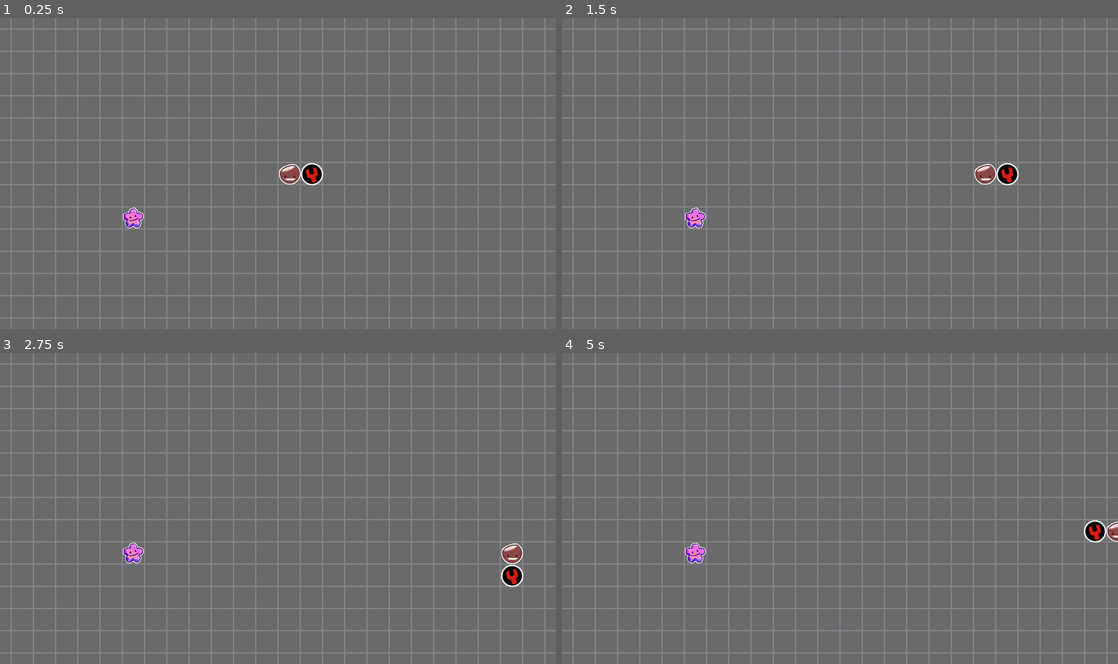
Above: before the commit, frames 1-4 (two rows, left to right).
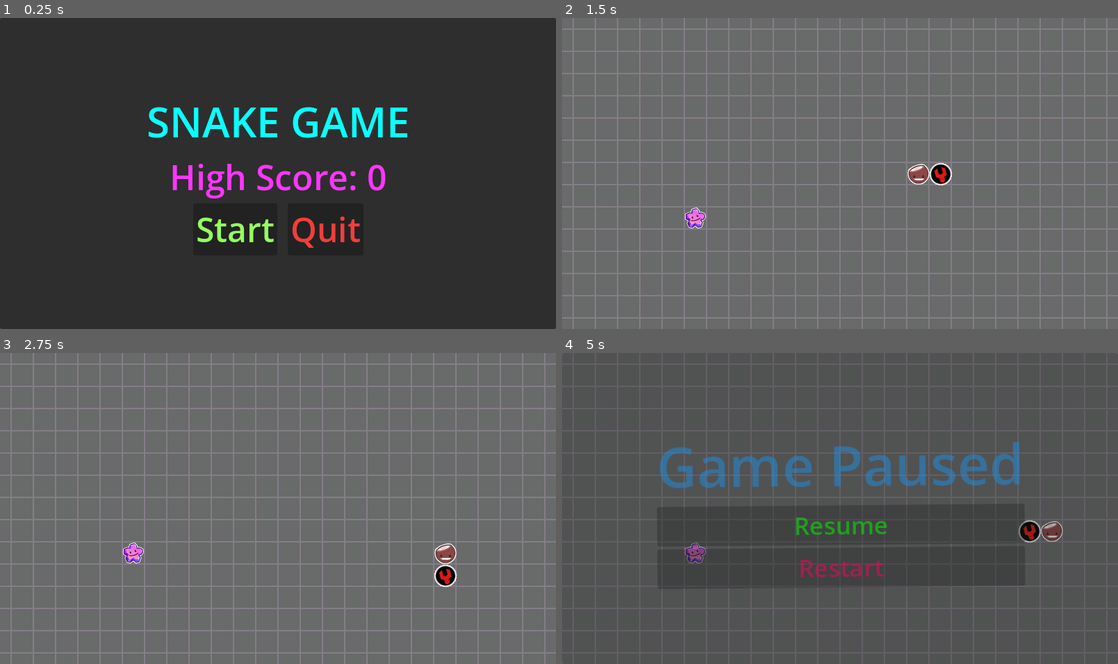
Above: after the commit, the same moments.

Repository: OmarYasserDev/Snake-Game
Game: Godot game, scene res://StartGame.tscn
The game is run twice, just before and just after one commit, with the same random seed, the same clock (stepped at 60 frames per second) and the same inputs. Before the commit the project starts from res://Gameplay/gameplay.tscn.
Inputs (mouse positions are in pixels of both pictures, inside the frame that each line leads up to):
- Up to frame 1 (0.25 s): no input
- Up to frame 2 (1.5 s): click (795, 229) at 0.5 s, where only the run after the commit has a clickable "Start"; tap Enter at 1.25 s; move the mouse to (962, 157) at 1.27 s; hold Right (ui_right) from 1.28 s (still down); tap Alt at 1.35 s; click (962, 157) at 1.42 s
- Up to frame 3 (2.75 s): move the mouse to (166, 524) at 2.02 s; release Right (ui_right) at 2.03 s; hold Down (ui_down) from 2.03 s (still down); tap Shift at 2.1 s
- Up to frame 4 (5 s): move the mouse to (895, 440) at 2.77 s; release Down (ui_down) at 2.78 s; hold Right (ui_right) 2.78-3.53 s; tap Alt at 2.85, 4.35 s; move the mouse to (812, 570) at 3.52 s; hold Up (ui_up) 3.53-4.28 s; tap Shift at 3.6 s; click (812, 570) at 3.67 s; move the mouse to (1006, 555) at 4.27 s; hold Left (ui_left) from 4.28 s (still down); tap Escape (ui_cancel) at 4.9 s

The runs differ from the first frame. In frame 1, 100% of the frame differs, in the area x 0-100%, y 0-100%; in frame 2, 0.9%; in frame 3, 0.9%; in frame 4, 31%.

Commit message:
finished pause adn start creen

Diff:
--- a/snake/Gameplay/gameplay.gd
+++ b/snake/Gameplay/gameplay.gd
@@ -1,8 +1,11 @@
 class_name Gameplay
 extends Node2D
 
-const gameover_scence: PackedScene = preload("res://game_over.tscn")
-var gameover_menu:GameOver
+const gameover_scene: PackedScene = preload("res://game_over.tscn")
+const pausemenu_scene: PackedScene = preload("res://pause_screen.tscn")
+
+var gameover_menu: GameOver
+var pause_menu_instance: PauseMenu
 
 @onready var Head_snake: Head = %Head
 @onready var bounds: Bounds = $Bounds
@@ -12,7 +15,8 @@
 var time_between_moves: float = 0.2
 var time_since_last_moves: float = 0.0
 var move_dir: Vector2 = Vector2.RIGHT
-var score:int = 0
+var score: int = 0
+
 const GRID_SIZE: int = 32
 
 
@@ -38,6 +42,9 @@
 	elif Input.is_action_just_pressed("ui_down") and move_dir != Vector2.UP:
 		move_dir = Vector2.DOWN
 
+	if Input.is_action_just_pressed("ui_cancel"):
+		pause_game()
+
 
 func _physics_process(delta: float) -> void:
 	time_since_last_moves += delta
@@ -60,11 +67,16 @@
 
 func _on_food_eaten() -> void:
 	print("Food eaten!")
+
 	var last_part: SnakePart = snake_parts[snake_parts.size() - 1]
+
 	spawner.call_deferred("spawn_food")
 	spawner.call_deferred("spawn_tail", last_part.last_position)
+
 	time_between_moves = maxf(0.12, time_between_moves - 0.002)
 	score += 1
+
+
 func _on_tail_added(tail: Tail) -> void:
 	snake_parts.append(tail)
 	print("Snake length: ", snake_parts.size())
@@ -72,7 +84,20 @@
 
 func _on_tail_collided() -> void:
 	print("GAME OVER! You collided with your tail.")
+
 	if not gameover_menu:
-		gameover_menu = gameover_scence.instantiate() as GameOver
+		gameover_menu = gameover_scene.instantiate() as GameOver
 		add_child(gameover_menu)
+
 	gameover_menu.set_score(score)
+
+
+func _notification(what: int) -> void:
+	if what == NOTIFICATION_WM_WINDOW_FOCUS_OUT:
+		pause_game()
+
+
+func pause_game() -> void:
+	if pause_menu_instance == null:
+		pause_menu_instance = pausemenu_scene.instantiate() as PauseMenu
+		add_child(pause_menu_instance)
--- a/snake/Gameplay/snake_part.gd
+++ b/snake/Gameplay/snake_part.gd
@@ -1,6 +1,6 @@
 class_name SnakePart
 extends Area2D
-var last_position: Vector2~
+var last_position: Vector2 = Vector2.ZERO
 func _ready() -> void:
 	last_position = position
 func move_to(new_position: Vector2) -> void:
--- /dev/null
+++ b/snake/StartGame.tscn
@@ -0,0 +1,66 @@
+[gd_scene format=3 uid="uid://ddy3pog68x72j"]
+
+[ext_resource type="Script" uid="uid://4toxti6gd80" path="res://start_game.gd" id="1_yyg2i"]
+
+[node name="CanvasLayer" type="CanvasLayer" unique_id=1652857805]
+script = ExtResource("1_yyg2i")
+
+[node name="Panel" type="Panel" parent="." unique_id=1829005126]
+anchors_preset = 15
+anchor_right = 1.0
+anchor_bottom = 1.0
+grow_horizontal = 2
+grow_vertical = 2
+
+[node name="CenterContainer" type="CenterContainer" parent="Panel" unique_id=1410036112]
+layout_mode = 1
+anchors_preset = 8
+anchor_left = 0.5
+anchor_top = 0.5
+anchor_right = 0.5
+anchor_bottom = 0.5
+offset_left = -227.5
+offset_top = -92.5
+offset_right = 227.5
+offset_bottom = 92.5
+grow_horizontal = 2
+grow_vertical = 2
+
+[node name="VBoxContainer" type="VBoxContainer" parent="Panel/CenterContainer" unique_id=776657362]
+layout_mode = 2
+alignment = 1
+
+[node name="Label" type="Label" parent="Panel/CenterContainer/VBoxContainer" unique_id=152984717]
+layout_mode = 2
+theme_override_colors/font_color = Color(0.039215688, 1, 1, 1)
+theme_override_font_sizes/font_size = 60
+text = "SNAKE GAME"
+
+[node name="ScoreLabel" type="Label" parent="Panel/CenterContainer/VBoxContainer" unique_id=733117378]
+unique_name_in_owner = true
+layout_mode = 2
+theme_override_colors/font_color = Color(1, 0.20784314, 1, 1)
+theme_override_font_sizes/font_size = 50
+text = "High Score : 0"
+horizontal_alignment = 1
+
+[node name="HBoxContainer" type="HBoxContainer" parent="Panel/CenterContainer/VBoxContainer" unique_id=1362554753]
+layout_mode = 2
+theme_override_constants/separation = 15
+alignment = 1
+
+[node name="StartButton" type="Button" parent="Panel/CenterContainer/VBoxContainer/HBoxContainer" unique_id=480847888]
+unique_name_in_owner = true
+layout_mode = 2
+theme_override_colors/font_color = Color(0.58198655, 0.9999998, 0.36826143, 1)
+theme_override_font_sizes/font_size = 48
+text = "Start"
+
+[node name="Quitbutton" type="Button" parent="Panel/CenterContainer/VBoxContainer/HBoxContainer" unique_id=923484833]
+unique_name_in_owner = true
+layout_mode = 2
+theme_override_colors/font_color = Color(0.94678885, 0.24125814, 0.23121852, 1)
+theme_override_font_sizes/font_size = 48
+text = "Quit"
+
+[connection signal="pressed" from="Panel/CenterContainer/VBoxContainer/HBoxContainer/StartButton" to="." method="_on_start_button_pressed"]
--- /dev/null
+++ b/snake/pause_menu.gd
@@ -0,0 +1,25 @@
+class_name PauseMenu extends CanvasLayer
+
+@onready var resume: Button = %Resume
+@onready var quit: Button = %Restart
+
+
+func _on_resume_pressed() -> void:
+	queue_free()
+
+
+func _process(_delta: float) -> void:
+	if Input.is_action_just_pressed("ui_cancel"):
+		queue_free()
+
+
+func _on_quit_pressed() -> void:
+	get_tree().reload_current_scene()
+
+
+func _notification(what: int) -> void:
+	match what:
+		NOTIFICATION_ENTER_TREE:
+			get_tree().paused = true
+		NOTIFICATION_EXIT_TREE:
+			get_tree().paused = false
--- /dev/null
+++ b/snake/pause_screen.gd
@@ -0,0 +1,11 @@
+extends CanvasLayer
+
+
+# Called when the node enters the scene tree for the first time.
+func _ready() -> void:
+	pass # Replace with function body.
+
+
+# Called every frame. 'delta' is the elapsed time since the previous frame.
+func _process(delta: float) -> void:
+	pass
--- /dev/null
+++ b/snake/pause_screen.tscn
@@ -0,0 +1,72 @@
+[gd_scene format=3 uid="uid://cpojisnr85rdd"]
+
+[ext_resource type="Script" uid="uid://dtlk0gir3p8fe" path="res://pause_menu.gd" id="1_gkx8r"]
+
+[node name="PauseMenu" type="CanvasLayer" unique_id=645264577]
+process_mode = 3
+script = ExtResource("1_gkx8r")
+
+[node name="Panel" type="Panel" parent="." unique_id=1353509188]
+modulate = Color(1, 1, 1, 0.5058824)
+anchors_preset = 15
+anchor_right = 1.0
+anchor_bottom = 1.0
+grow_horizontal = 2
+grow_vertical = 2
+metadata/_edit_use_anchors_ = true
+
+[node name="HBoxContainer" type="HBoxContainer" parent="Panel" unique_id=914691024]
+layout_mode = 1
+anchors_preset = 8
+anchor_left = 0.5
+anchor_top = 0.5
+anchor_right = 0.5
+anchor_bottom = 0.5
+offset_left = -53.0
+offset_top = -46.5
+offset_right = 53.0
+offset_bottom = 46.5
+grow_horizontal = 2
+grow_vertical = 2
+rotation = -0.009345749
+
+[node name="VBoxContainer" type="VBoxContainer" parent="Panel/HBoxContainer" unique_id=604344866]
+layout_mode = 2
+
+[node name="MarginContainer" type="MarginContainer" parent="Panel/HBoxContainer/VBoxContainer" unique_id=1490036954]
+layout_mode = 2
+
+[node name="Label" type="Label" parent="Panel/HBoxContainer/VBoxContainer/MarginContainer" unique_id=1038691370]
+layout_mode = 2
+theme_override_colors/font_color = Color(0.11871656, 0.55279094, 0.8792148, 1)
+theme_override_font_sizes/font_size = 80
+text = "Game Paused"
+
+[node name="Resume" type="Button" parent="Panel/HBoxContainer/VBoxContainer" unique_id=1919363902]
+unique_name_in_owner = true
+layout_mode = 2
+theme_override_colors/font_color = Color(0, 18.821728, 0, 1)
+theme_override_colors/font_focus_color = Color(0.9490196, 0.9490196, 0.10980392, 1)
+theme_override_colors/font_pressed_color = Color(1, 0.10980392, 1, 1)
+theme_override_colors/font_hover_color = Color(0.9490196, 0, 0.9490196, 1)
+theme_override_colors/font_hover_pressed_color = Color(1, 0, 1, 1)
+theme_override_colors/font_disabled_color = Color(0.8745098, 0, 0.8745098, 1)
+theme_override_colors/font_outline_color = Color(0.00010123012, 0, 0, 1)
+theme_override_colors/icon_normal_color = Color(0.9798083, 0.41263747, 0.50668347, 1)
+theme_override_colors/icon_focus_color = Color(1, 1, 0, 1)
+theme_override_colors/icon_pressed_color = Color(1, 1, 0.08627451, 1)
+theme_override_colors/icon_hover_color = Color(1, 0.07450981, 1, 1)
+theme_override_colors/icon_hover_pressed_color = Color(1, 0.02745098, 0.1254902, 1)
+theme_override_colors/icon_disabled_color = Color(1, 0, 1, 1)
+theme_override_font_sizes/font_size = 35
+text = "Resume"
+
+[node name="Restart" type="Button" parent="Panel/HBoxContainer/VBoxContainer" unique_id=1798176527]
+unique_name_in_owner = true
+layout_mode = 2
+theme_override_colors/font_color = Color(0.99987584, 0, 0.37555382, 1)
+theme_override_font_sizes/font_size = 35
+text = "Restart"
+
+[connection signal="pressed" from="Panel/HBoxContainer/VBoxContainer/Resume" to="." method="_on_resume_pressed"]
+[connection signal="pressed" from="Panel/HBoxContainer/VBoxContainer/Restart" to="." method="_on_quit_pressed"]
--- a/snake/project.godot
+++ b/snake/project.godot
@@ -11,7 +11,7 @@
 [application]
 
 config/name="Snake"
-run/main_scene="uid://cel0ilc23bbxe"
+run/main_scene="uid://ddy3pog68x72j"
 config/features=PackedStringArray("4.7", "Forward Plus")
 config/icon="res://icon.svg"
 
--- /dev/null
+++ b/snake/start_game.gd
@@ -0,0 +1,12 @@
+class_name StartScreen extends CanvasLayer
+const gameplay_scene:PackedScene = preload("res://gameplay/gameplay.tscn")
+@onready var score: Label = %ScoreLabel
+@onready var start: Button = %StartButton
+@onready var quit: Button = %QuitButton
+func _ready() -> void:
+	var high_score:int = 0
+	score.text = "High Score: " + str(high_score)
+func _on_start_button_pressed() -> void:
+	get_tree().change_scene_to_packed(gameplay_scene)
+func _on_quit_button_pressed() -> void:
+	get_tree().quit()
Not shown, added: snake/pause_menu.gd.uid
Not shown, added: snake/pause_screen.gd.uid
Not shown, added: snake/start_game.gd.uid
